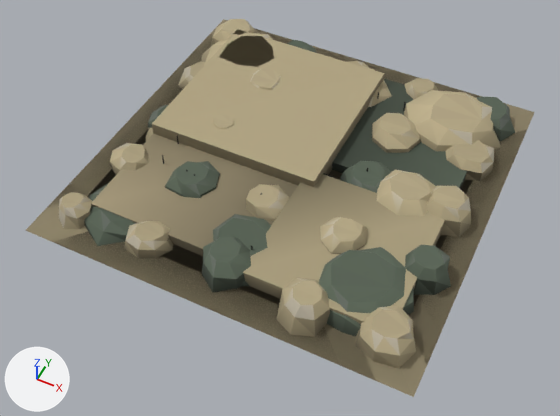
What one commit did to the glTF model assets/set_v5/neutral_rubble_4x4.glb.
The view is the same before and after, from a 50 mm lens placed at (6.64, -14.45, 15.99), pointed at (0.03, -1.22, -0.54). The lights are fixed; the arrows at lower left show +X, +Y and +Z. The picture after the commit comes second. Vertices at exactly the same position are counted once.

Before the edit, the objects in view are built like this:
```python
me_mesh_0 = bpy.data.meshes.new('Mesh_0')
me_mesh_0.from_pydata(...)  # 808 vertices, 1260 faces; spans x -5.52..5.52, y -5.44..5.44, z 0.0..0.9
# faces by material slot: [668, 304, 288]
me_mesh_0.materials.append(mat_paint)
me_mesh_0.materials.append(mat_paint2)
me_mesh_0.materials.append(mat_metal)
me_mesh_1 = bpy.data.meshes.new('Mesh_1')
me_mesh_1.from_pydata(...)  # 280 vertices, 436 faces; spans x -5.52..5.52, y -5.44..5.44, z 0.0..0.86
# faces by material slot: [250, 114, 72]
me_mesh_1.materials.append(mat_paint)
me_mesh_1.materials.append(mat_paint2)
me_mesh_1.materials.append(mat_metal)
me_mesh_2 = bpy.data.meshes.new('Mesh_2')
me_mesh_2.from_pydata(...)  # 40 vertices, 50 faces; spans x -5.52..5.52, y -5.44..5.44, z 0.0..0.81
# faces by material slot: [40, 10]
me_mesh_2.materials.append(mat_paint)
me_mesh_2.materials.append(mat_paint2)
ob_body = bpy.data.objects.new('body', me_mesh_0)
ob_body.parent = ob_neutral_rubble_4x4_lod0
ob_body.location = (0.0, 0.0, 0.0)
ob_body_001 = bpy.data.objects.new('body.001', me_mesh_1)
ob_body_001.parent = ob_neutral_rubble_4x4_lod1
ob_body_001.location = (0.0, 0.0, 0.0)
ob_body_002 = bpy.data.objects.new('body.002', me_mesh_2)
ob_body_002.parent = ob_neutral_rubble_4x4_lod2
ob_body_002.location = (0.0, 0.0, 0.0)
```
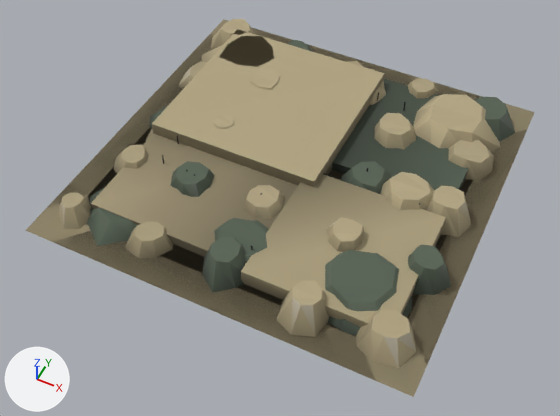
Pixel boxes [x1, y1, x2, y2] of what changed, in the pictures (560 x 416 px):
part 1 of me_mesh_0, deleted
    before: [59, 19, 515, 368]
part 2 of me_mesh_0, edited (looks the same)
    both: [63, 19, 507, 332]
part 3 of me_mesh_1, cut back
    before: [84, 33, 500, 336]
    after: [87, 45, 500, 336]
part 4 of me_mesh_1, edited (looks the same)
    both: [101, 30, 527, 381]

The change, as a list of edits to the scene's bpy script:
```text
Change me_mesh_0:
    used by ob_body; parent = ob_neutral_rubble_4x4_lod0; location = (0.0, 0.0, 0.0)
    remove me_mesh_0.from_pydata(...)  # 808 vertices, 1260 faces; spans x -5.52..5.52, y -5.44..5.44, z 0.0..0.9
    add me_mesh_0.from_pydata(...)  # 608 vertices, 860 faces; spans x -5.52..5.52, y -5.44..5.44, z 0.0..0.9
    me_mesh_0 part 1: 200 vertices removed from x -5.08..5.11, y -5.07..5.01, z 0.3..0.62
    me_mesh_0 part 2: 178 kept faces spanning x -5.52..5.52, y -5.44..5.44, z 0.0..0.9 get new vertex colours
Change me_mesh_1:
    used by ob_body_001; parent = ob_neutral_rubble_4x4_lod1; location = (0.0, 0.0, 0.0)
    remove me_mesh_1.from_pydata(...)  # 280 vertices, 436 faces; spans x -5.52..5.52, y -5.44..5.44, z 0.0..0.86
    add me_mesh_1.from_pydata(...)  # 208 vertices, 292 faces; spans x -5.52..5.52, y -5.44..5.44, z 0.0..0.86
    me_mesh_1 part 3
    72 vertices are removed from x -4.72..4.67, y -4.72..4.65, z 0.3..0.59
    288 faces are deleted
    96 new faces join them, mat_paint
    48 new faces join them, mat_paint2
    me_mesh_1 part 4: 66 kept faces spanning x -5.52..5.52, y -5.44..5.44, z 0.0..0.86 get new vertex colours
```
